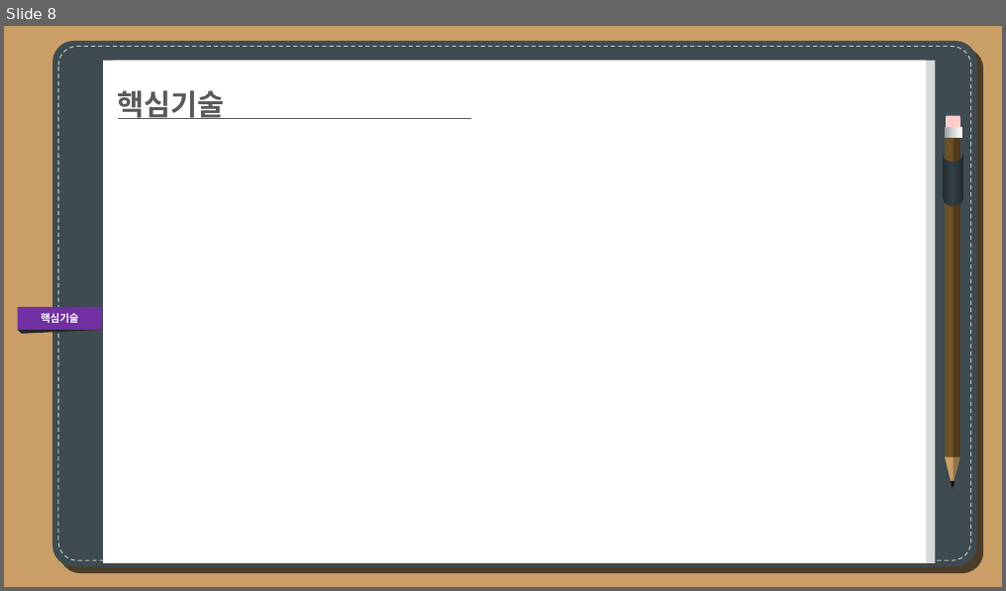
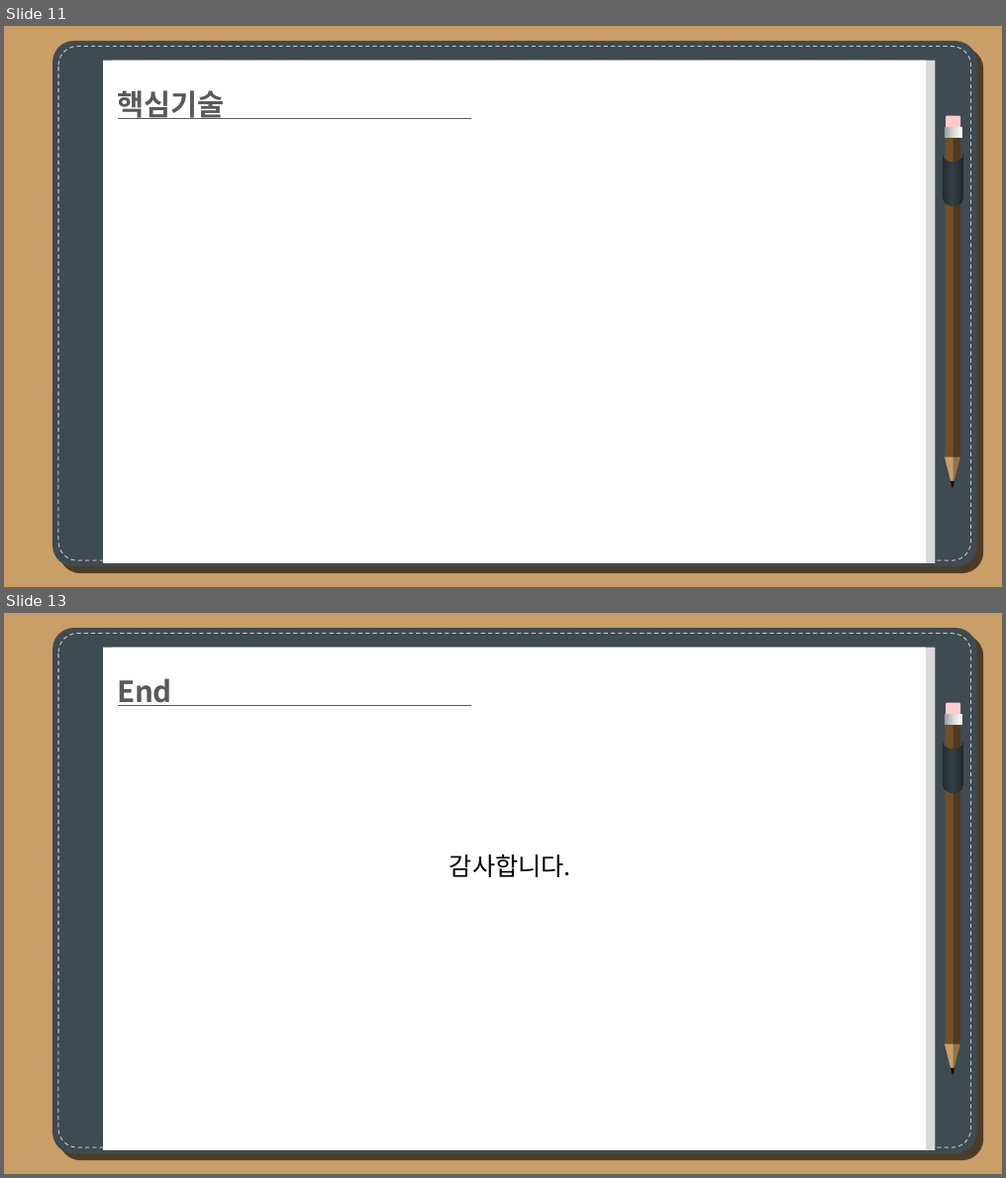
Before and after one commit to haramchae0217/Graduation-Project, a slide deck: Assets/졸업작품제안서(201721963정찬욱).pptx. Shown one above the other, each under a label of ours: slide 8 before the commit, slides 11 and 13 after it; the slides between them are not shown. The pictures are 1006x591 and 1006x1178 pixels, drawn with LibreOffice and Linux fonts; fonts in the diff are those of the drawing. Boxes give left, top, right and bottom in pixels: in the first picture for what was removed or moved away, otherwise in the second. Text is boxed around its words. In the diff, an @@ line names an element or a change of style, - is before the commit and + after.

```diff
--- a/Assets/졸업작품제안서(201721963정찬욱).pptx
+++ b/Assets/졸업작품제안서(201721963정찬욱).pptx
@@ slide 13 added at box(4, 613, 1002, 1174), background #CA9E67 @@
@@ text added at box(117, 678, 172, 706), 28 pt, text #595959, bold @@
+End
@@ group added at box(53, 628, 977, 1155): 3 rounded rectangles, 3 rectangles, 2 ellipses, 2 triangles, 1 line, 1 flow chart online storage, 1 right triangle, 1 round same rect @@
@@ text added at box(450, 855, 571, 877), 24 pt, text #000000 @@
+감사합니다.
@@ what was slide 8 is now slide 11 @@
@@ slide 11 changed as well @@
@@ rectangle removed at box(18, 307, 102, 331) @@
-핵심기술
@@ triangle removed at box(18, 330, 102, 334) @@
```
Also in this commit, not shown: 8 other slides changed, 3 other slides added, 1 slide removed, 10 other files.
